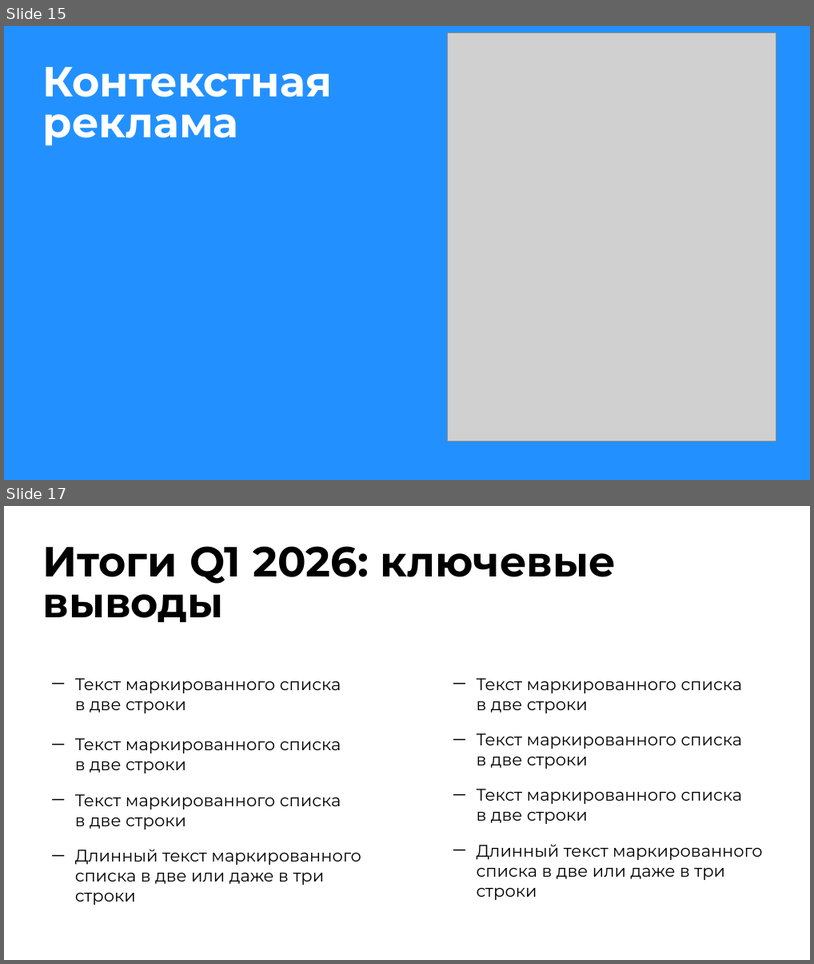
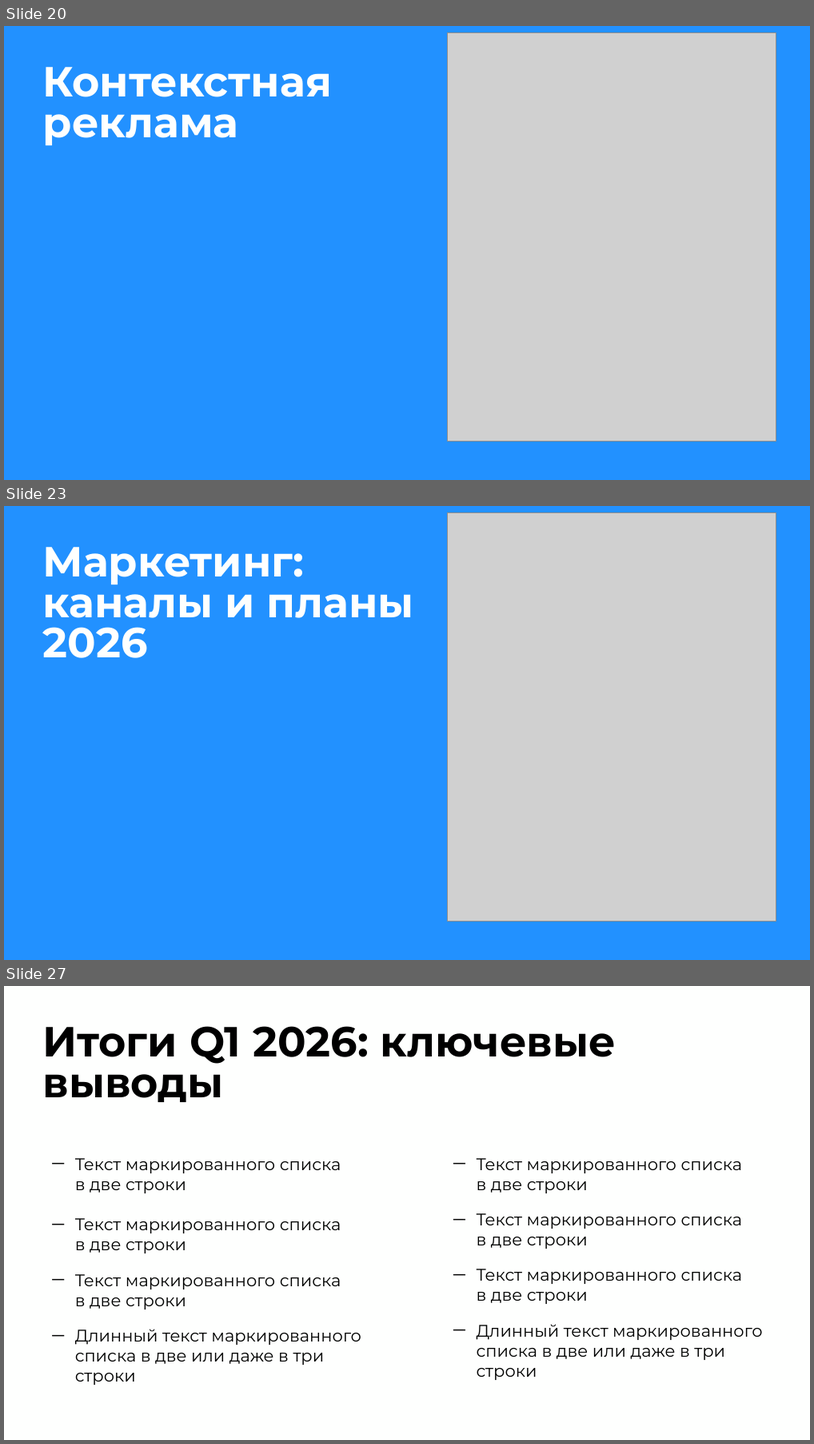
Before and after one commit to burbonivanovich-oss/google-presentation, a slide deck: Итоги Q1 2026 — Контур.pptx. Shown one above the other, each under a label of ours: slides 15 and 17 before the commit, slides 20, 23 and 27 after it; the slides between them are not shown. The pictures are 814x964 and 814x1444 pixels, drawn with LibreOffice and Linux fonts; fonts in the diff are those of the drawing; grey boxes stand for pictures. Boxes give left, top, right and bottom in pixels: in the first picture for what was removed or moved away, otherwise in the second. Text is boxed around its words. In the diff, an @@ line names an element or a change of style, - is before the commit and + after.

```diff
--- a/Итоги Q1 2026 — Контур.pptx
+++ b/Итоги Q1 2026 — Контур.pptx
@@ slide 23 added at (4, 506, 810, 960), background #FEFFFE @@
@@ rectangle added at (4, 506, 810, 960), fill #2291FF @@
@@ picture added at (447, 512, 776, 921) @@
@@ title added at (43, 547, 414, 658), 50 pt, text #FEFFFE, bold @@
+Маркетинг: каналы и планы 2026
@@ what was slide 15 is now slide 20 @@
@@ what was slide 17 is now slide 27 @@
```
Also in this commit, not shown: 6 slides changed, 9 other slides added, 1 other file.
